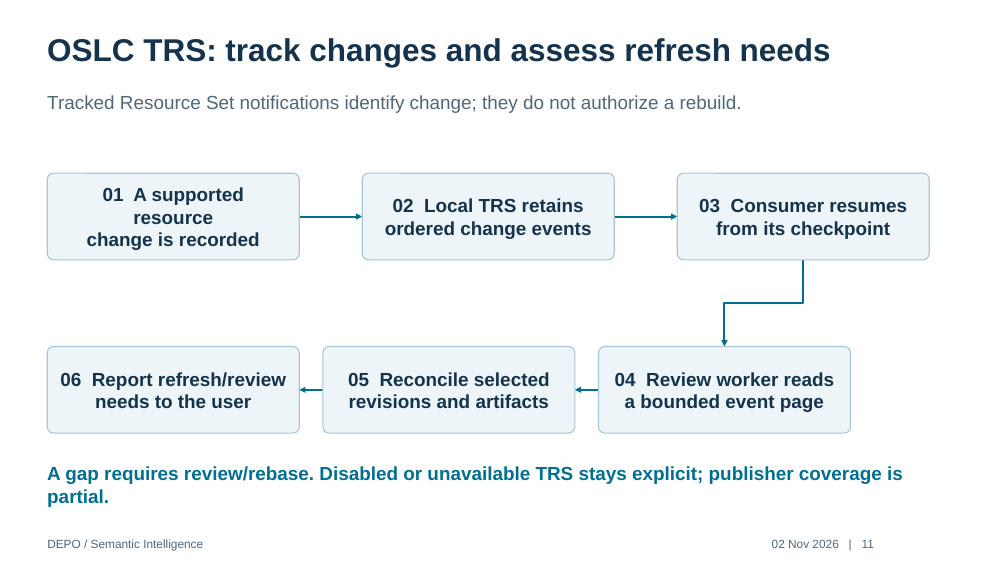
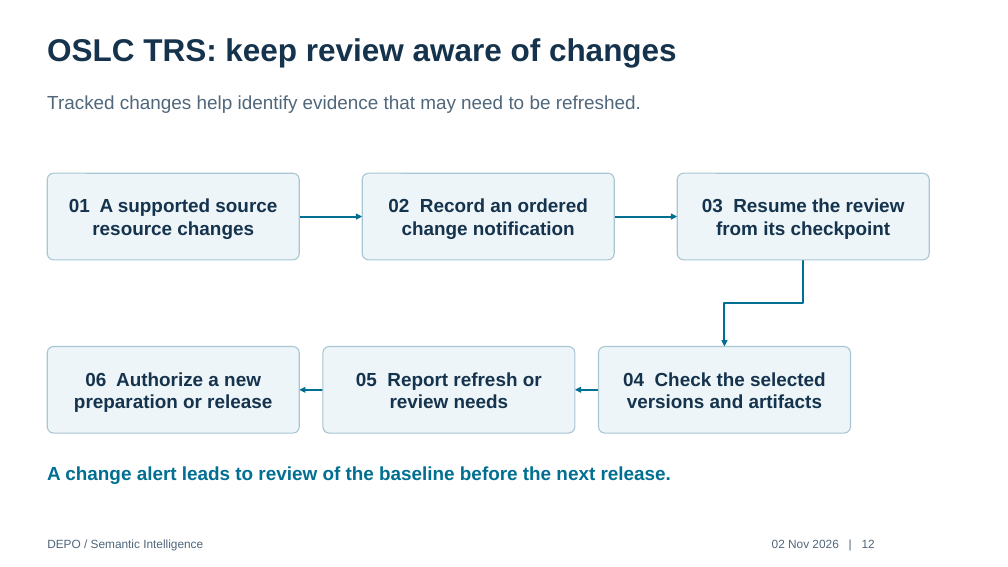
Before and after one commit to dparitosh/PMem, a slide deck: slide 12 of deliverables/DEPO-Workflow-Audited.pptx (slide 11 before the commit). Drawn at 1008x567 pixels with LibreOffice and Linux fonts; fonts in the diff are those of the drawing. Boxes give left, top, right and bottom in pixels: in the first picture for what was removed or moved away, otherwise in the second. Text is boxed around its words. In the diff, an @@ line names an element or a change of style, - is before the commit and + after.

```diff
--- a/deliverables/DEPO-Workflow-Audited.pptx
+++ b/deliverables/DEPO-Workflow-Audited.pptx
@@ text at [47,38,677,67]: text changed @@
-OSLC TRS: track changes and assess refresh needs
+OSLC TRS: keep review aware of changes
@@ text at [47,95,641,113]: text changed @@
-Tracked Resource Set notifications identify change; they do not authorize a rebuild.
+Tracked changes help identify evidence that may need to be refreshed.
@@ text in rounded rectangle at [69,198,277,239]: text changed @@
-01 A supported resource
-change is recorded
+01 A supported source
+resource changes
@@ text in rounded rectangle at [388,198,588,239]: text changed @@
-02 Local TRS retains
-ordered change events
+02 Record an ordered
+change notification
@@ text in rounded rectangle at [702,198,905,212]: text changed @@
-03 Consumer resumes
+03 Resume the review
@@ text in rounded rectangle at [74,372,272,412]: text changed @@
-06 Report refresh/review
-needs to the user
+06 Authorize a new
+preparation or release
@@ text in rounded rectangle at [356,372,542,408]: text changed @@
-05 Reconcile selected
-revisions and artifacts
+05 Report refresh or
+review needs
@@ text in rounded rectangle at [623,372,826,408]: text changed @@
-04 Review worker reads
-a bounded event page
+04 Check the selected
+versions and artifacts
@@ text at [47,466,671,484]: text changed @@
-A gap requires review/rebase. Disabled or unavailable TRS stays explicit; publisher coverage is partial.
+A change alert leads to review of the baseline before the next release.
@@ text at [772,539,875,548]: text changed @@
-02 Nov 2026 | 11
+02 Nov 2026 | 12
```
Also in this commit, not shown: 11 other slides changed, 8 slides added, 8 slides removed, 4 other files.
